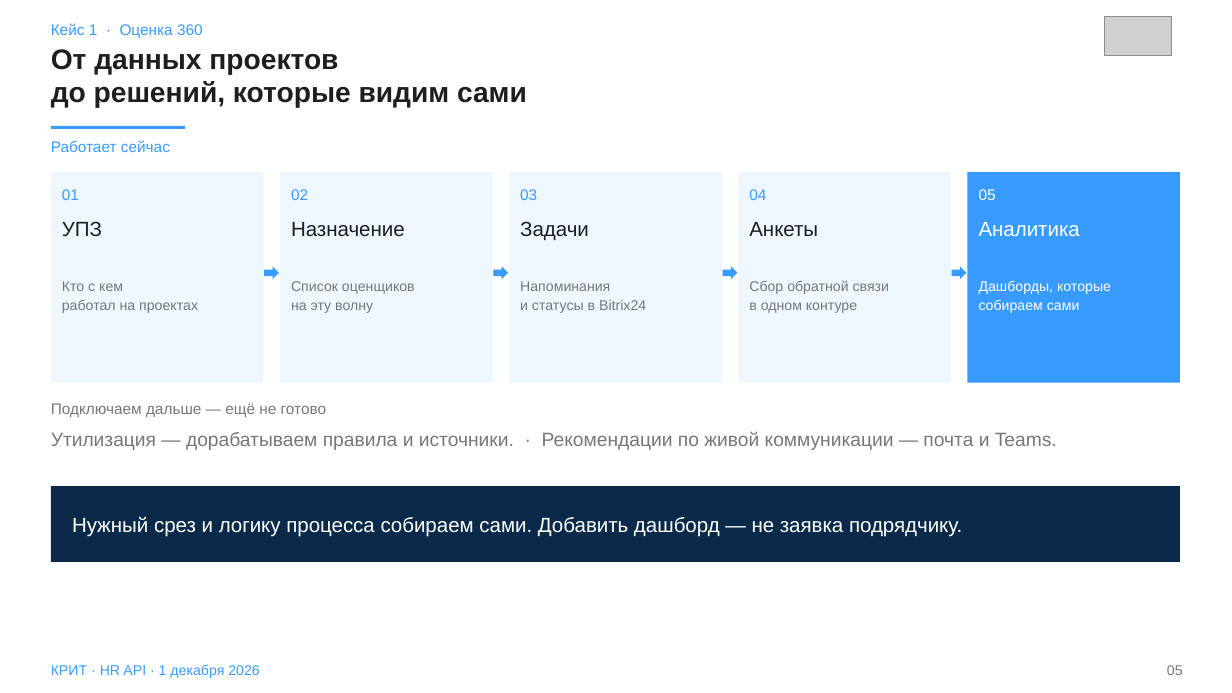
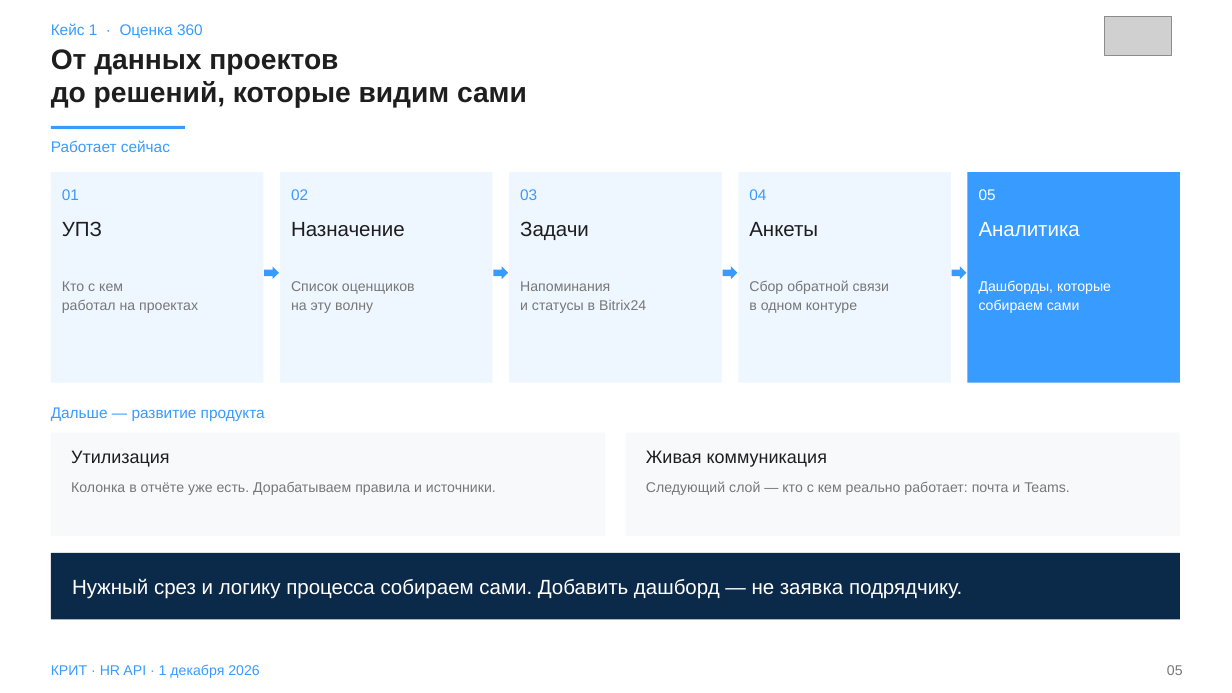
Before and after one commit to Nikisheva/html_krit, a slide deck: slide 5 of HR_API_KRIT_Nikisheva_2026.pptx. Drawn at 1232x693 pixels with LibreOffice and Linux fonts; fonts in the diff are those of the drawing; grey boxes stand for pictures. Boxes give left, top, right and bottom in pixels: in the first picture for what was removed or moved away, otherwise in the second. Text is boxed around its words. In the diff, an @@ line names an element or a change of style, - is before the commit and + after.

```diff
--- a/HR_API_KRIT_Nikisheva_2026.pptx
+++ b/HR_API_KRIT_Nikisheva_2026.pptx
@@ text at [51, 407, 265, 421]: text changed; text colour #777777 to #389BFF @@
-Подключаем дальше — ещё не готово
+Дальше — развитие продукта
@@ text removed at [51, 431, 1057, 450] @@
-Утилизация — дорабатываем правила и источники. · Рекомендации по живой коммуникации — почта и Teams.
@@ rectangle added at [51, 433, 605, 536], fill #F7F9FB @@
@@ rectangle added at [626, 433, 1180, 536], fill #F7F9FB @@
@@ text added at [71, 450, 170, 467], 14 pt, text #1E1E1E @@
+Утилизация
@@ text added at [646, 450, 827, 467], 14 pt, text #1E1E1E @@
+Живая коммуникация
@@ text added at [71, 482, 496, 495], 11 pt, text #777777 @@
+Колонка в отчёте уже есть. Дорабатываем правила и источники.
@@ text added at [646, 481, 1070, 495], 11 pt, text #777777 @@
+Следующий слой — кто с кем реально работает: почта и Teams.
@@ rectangle: place and size @@
-rectangle at [51, 486, 1180, 562]
+rectangle at [51, 553, 1180, 619]
@@ text "Нужный срез и логику процесса ...": place and size @@
-text "Нужный срез и логику процесса ..." at [72, 516, 962, 537]
+text "Нужный срез и логику процесса ..." at [72, 578, 962, 599]
```
Also in this commit, not shown: 1 other slide changed, 4 other files.
